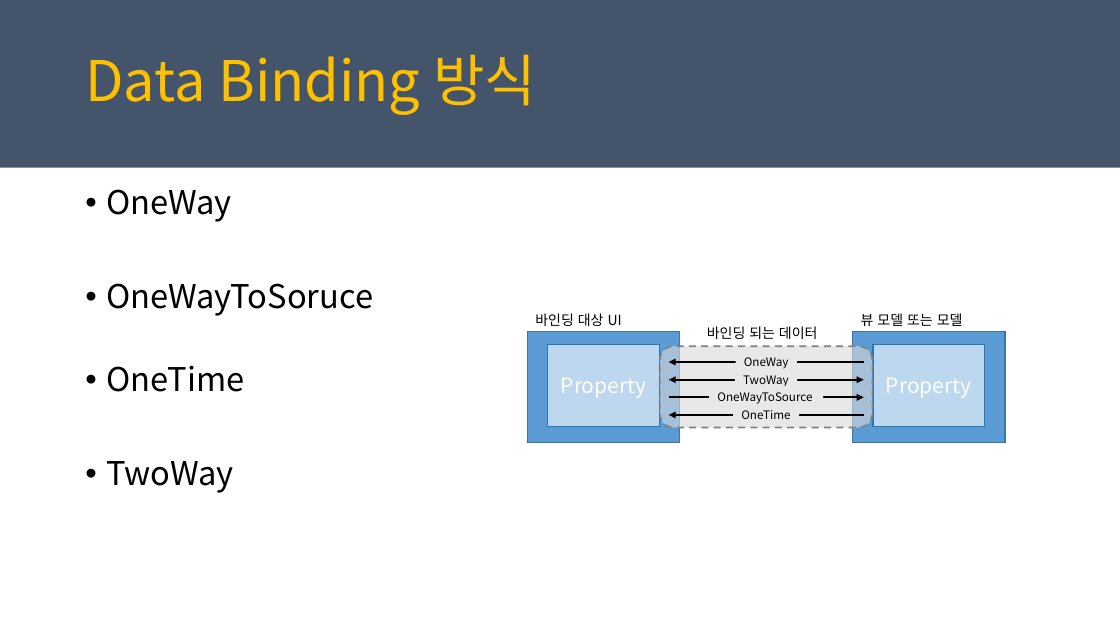
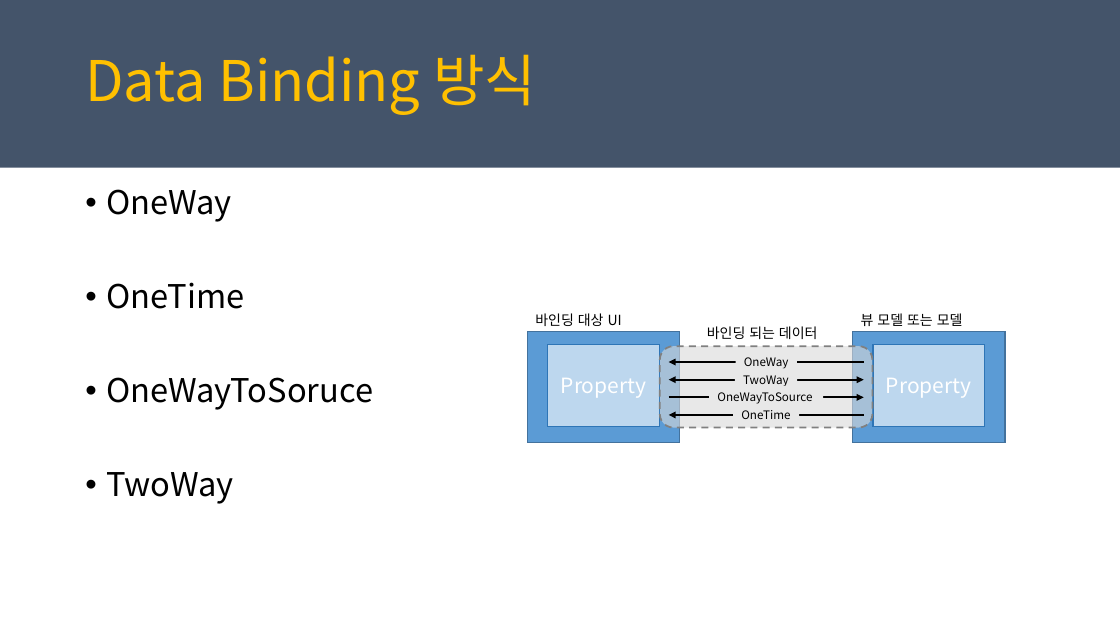
Before and after one commit to juniair/Summary-PPT, a slide deck: slide 3 of PRISM_MVVM_사용.pptx. Drawn at 1120x630 pixels with LibreOffice and Linux fonts; fonts in the diff are those of the drawing. Boxes give left, top, right and bottom in pixels: in the first picture for what was removed or moved away, otherwise in the second. Text is boxed around its words. In the diff, an @@ line names an element or a change of style, - is before the commit and + after.

```diff
--- a/PRISM_MVVM_사용.pptx
+++ b/PRISM_MVVM_사용.pptx
@@ text at box(106, 282, 244, 309): paragraph added @@
+• OneTime
@@ text at box(106, 365, 244, 392): paragraph removed @@
-• OneTime
```
Also in this commit, not shown: 3 other slides changed, 3 slides added, 1 slide removed, 1 other file.
